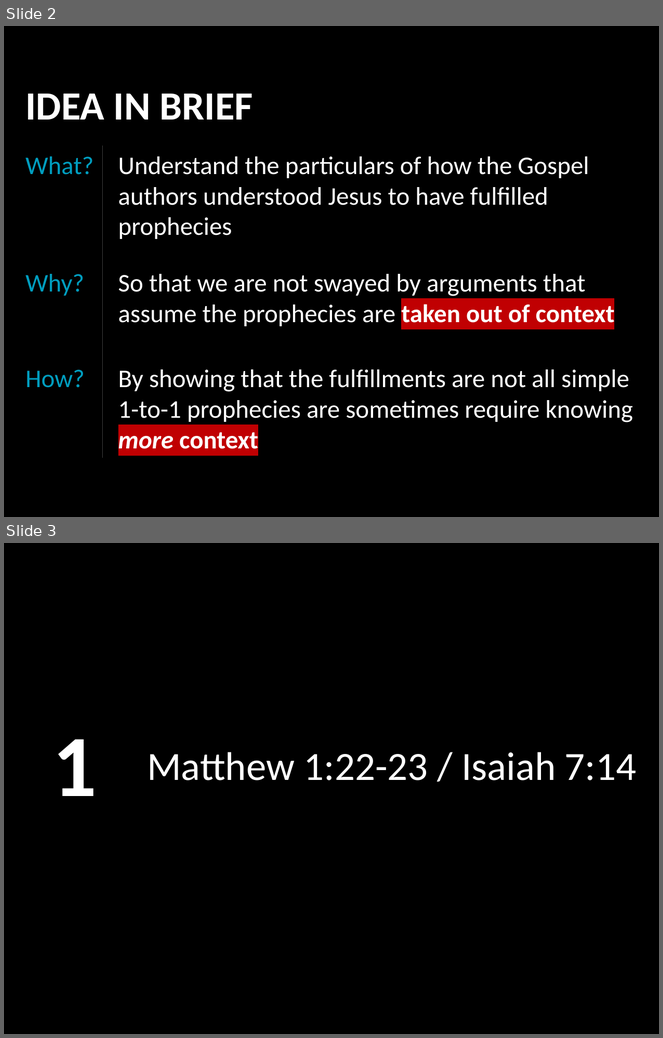
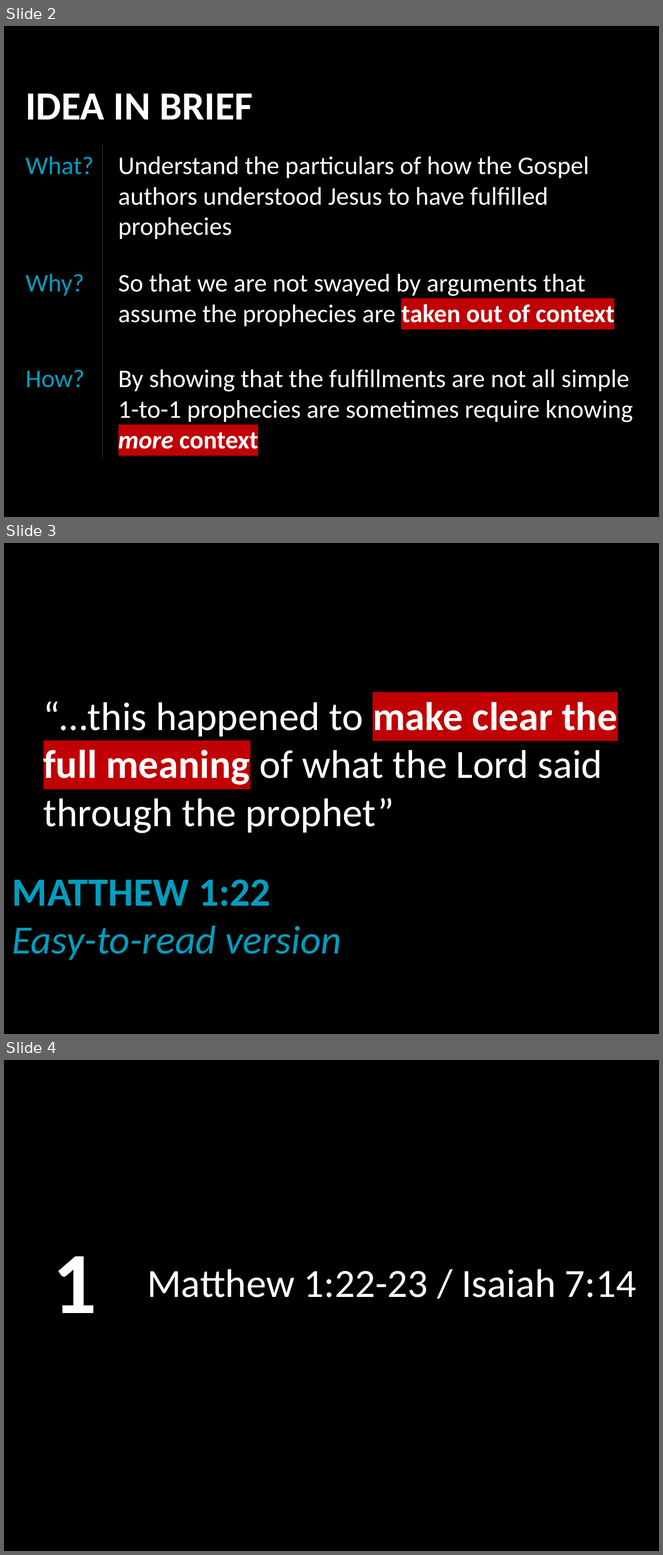
Before and after one commit to LukeMurphey/Ai1L, a slide deck: companion-website/public/files/19. Out of Context I Called My Prophecy.pptx. Shown one above the other, each under a label of ours: slides 2 and 3 before the commit, slides 2, 3 and 4 after it. The pictures are 663x1038 and 663x1555 pixels, drawn with LibreOffice and Linux fonts; fonts in the diff are those of the drawing. Boxes give left, top, right and bottom in pixels: in the first picture for what was removed or moved away, otherwise in the second. Text is boxed around its words. In the diff, an @@ line names an element or a change of style, - is before the commit and + after.

```diff
--- a/companion-website/public/files/19. Out of Context I Called My Prophecy.pptx
+++ b/companion-website/public/files/19. Out of Context I Called My Prophecy.pptx
@@ slide 3 added at (4,543,659,1034), background #000000 @@
@@ title added at (44,701,618,834), 44 pt, text #FFFFFF @@
+“…this happened to make clear the full meaning of what the Lord said through the prophet”
@@ text added at (12,879,342,961), 44 pt, text #009EC0, italic @@
+MATTHEW 1:22
+Easy-to-read version
@@ what was slide 3 is now slide 4 @@
```
Also in this commit, not shown: 2 other slides added, 1 other file.
